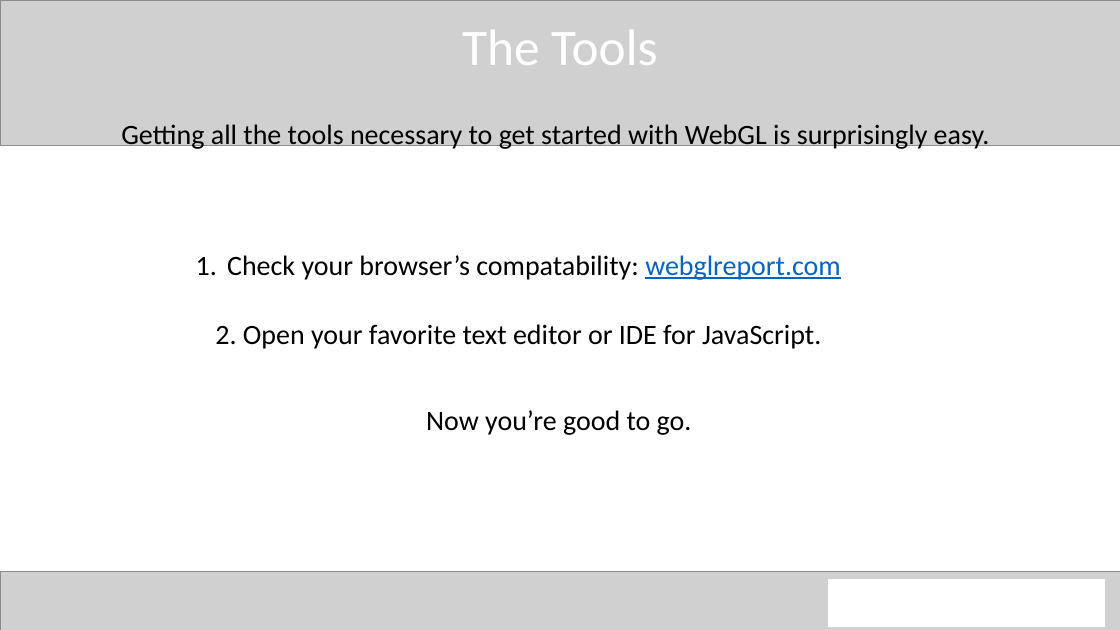
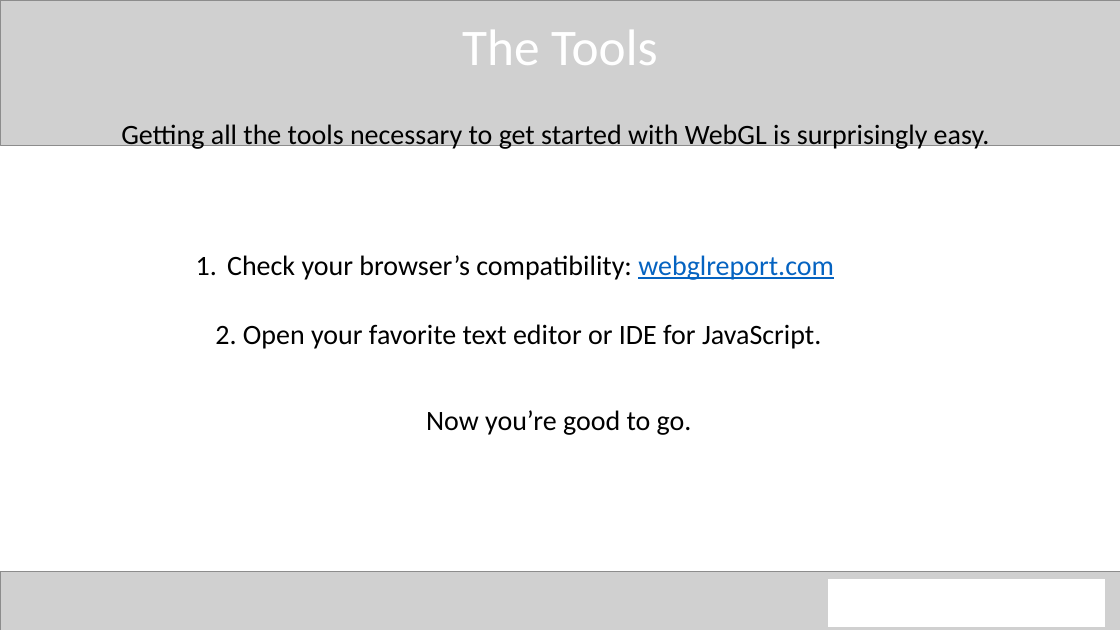
Before and after one commit to QuincyJacobs/WebGLTutorial, a slide deck: slide 2 of Presentation/Presentation WebGL.pptx. Drawn at 1120x630 pixels with LibreOffice and Linux fonts; fonts in the diff are those of the drawing; grey boxes stand for pictures. Boxes give left, top, right and bottom in pixels: in the first picture for what was removed or moved away, otherwise in the second. Text is boxed around its words. In the diff, an @@ line names an element or a change of style, - is before the commit and + after.

```diff
--- a/Presentation/Presentation WebGL.pptx
+++ b/Presentation/Presentation WebGL.pptx
@@ text at (227, 255, 834, 280): text changed @@
-1. Check your browser’s compatability: webglreport.com
+1. Check your browser’s compatibility: webglreport.com
```
Also in this commit, not shown: 2 other slides changed, 7 slides added, 3 other files.
